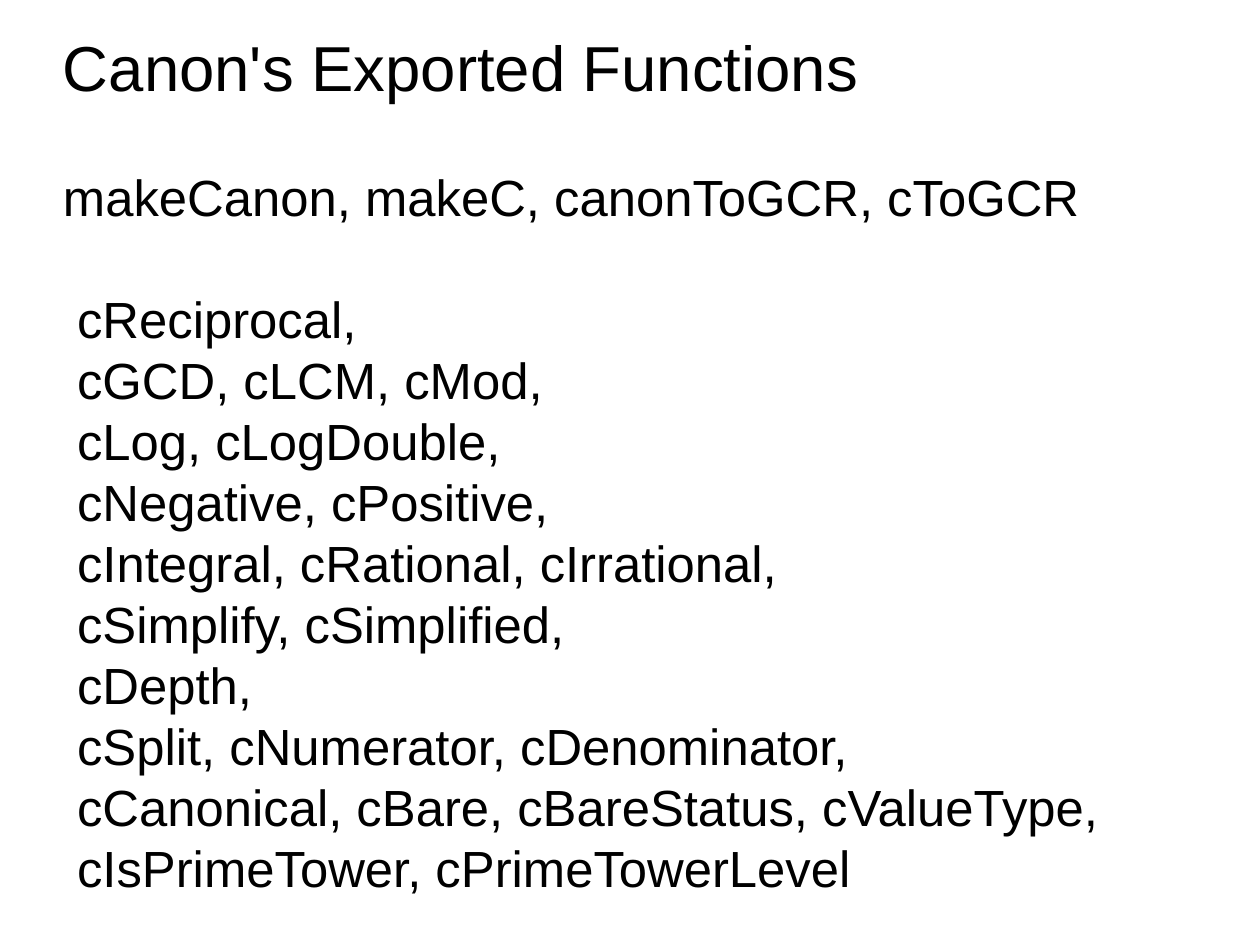
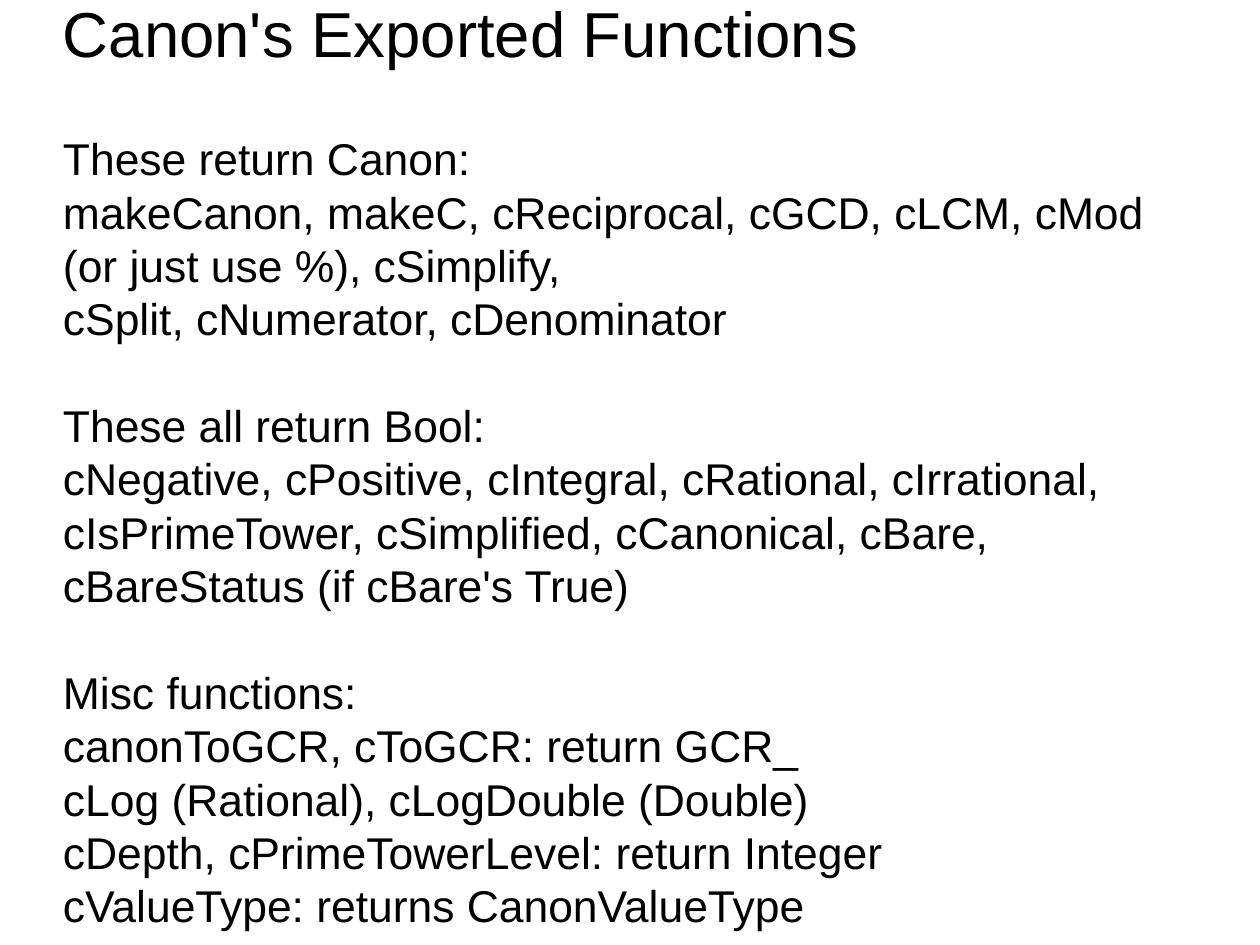
Before and after one commit to grandpascorpion/canon, a slide deck: slide 25 of goBigOrGoHome.odp (slide 23 before the commit). Drawn at 1260x945 pixels with LibreOffice and Linux fonts; fonts in the diff are those of the drawing. Boxes give left, top, right and bottom in pixels: in the first picture for what was removed or moved away, otherwise in the second. Text is boxed around its words. In the diff, an @@ line names an element or a change of style, - is before the commit and + after.

Commit message:
Post-talk changes
Slides updated.
aurCandDec and aurCandDecCr simplified.  Trace commands commented out.

```diff
--- a/goBigOrGoHome.odp
+++ b/goBigOrGoHome.odp
@@ subtitle "Canon's Exported Functions": place and size @@
-subtitle "Canon's Exported Functions" at (63,45,1098,894)
+subtitle "Canon's Exported Functions" at (63,11,1144,878)
@@ subtitle at (63,142,1144,878): text changed; size 32 to 28 pt @@
-makeCanon, makeC, canonToGCR, cToGCR
-cReciprocal,
-cGCD, cLCM, cMod,
-cLog, cLogDouble,
-cNegative, cPositive,
-cIntegral, cRational, cIrrational,
-cSimplify, cSimplified,
-cDepth,
-cSplit, cNumerator, cDenominator,
-cCanonical, cBare, cBareStatus, cValueType,
-cIsPrimeTower, cPrimeTowerLevel
+These return Canon:
+makeCanon, makeC, cReciprocal, cGCD, cLCM, cMod (or just use %), cSimplify,
+cSplit, cNumerator, cDenominator
+These all return Bool:
+cNegative, cPositive, cIntegral, cRational, cIrrational, cIsPrimeTower, cSimplified, cCanonical, cBare, cBareStatus (if cBare's True)
+Misc functions:
+canonToGCR, cToGCR: return GCR_
+cLog (Rational), cLogDouble (Double)
+cDepth, cPrimeTowerLevel: return Integer
+cValueType: returns CanonValueType
```
Also in this commit, not shown: 40 other slides changed, 11 slides added, 1 other file.
